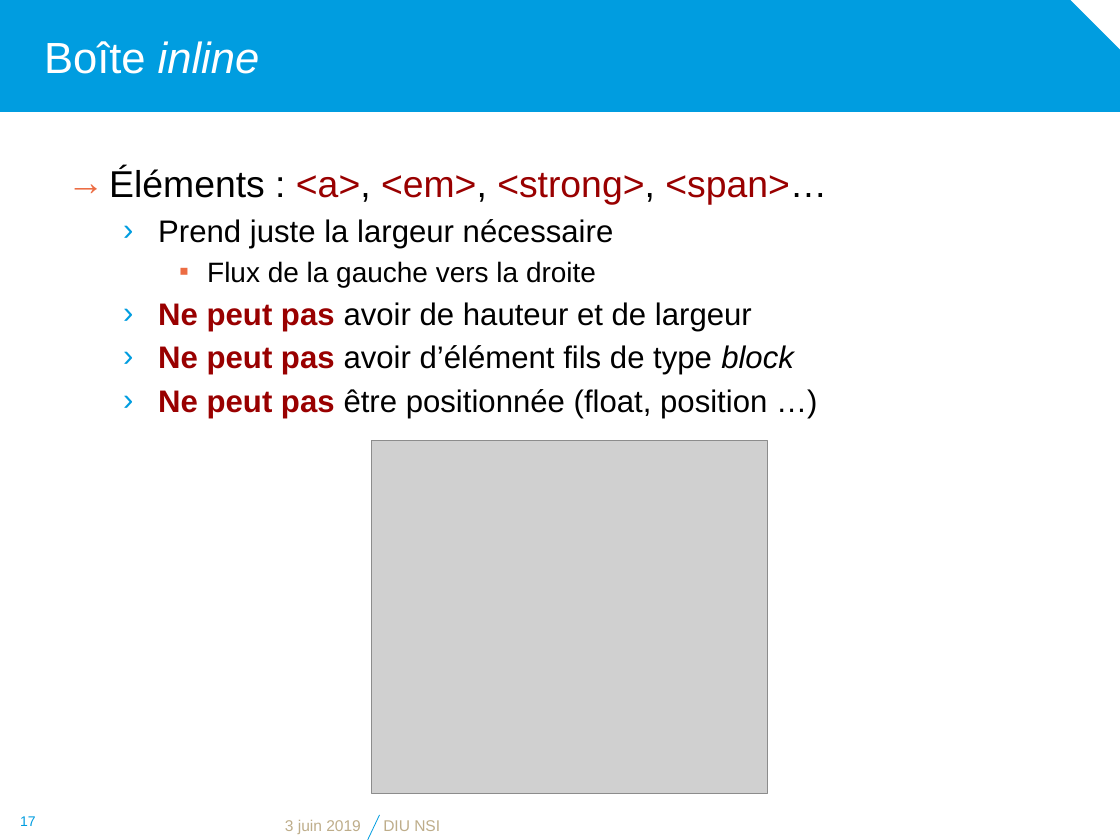
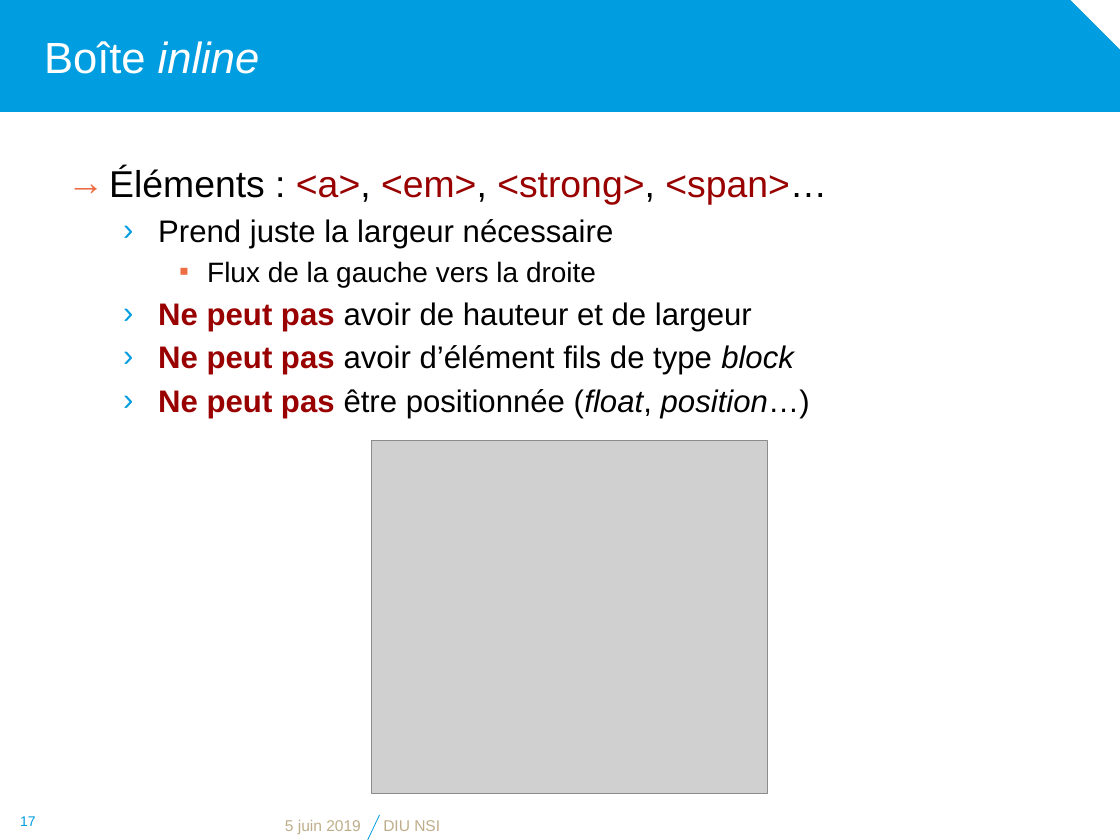
Before and after one commit to diu-uf-bordeaux/bloc1, a slide deck: slide 17 of web/3-CSS/css.pptx. Drawn at 1120x840 pixels with LibreOffice and Linux fonts; fonts in the diff are those of the drawing; grey boxes stand for pictures; background and template pictures are left out. Boxes give left, top, right and bottom in pixels: in the first picture for what was removed or moved away, otherwise in the second. Text is boxed around its words. In the diff, an @@ line names an element or a change of style, - is before the commit and + after.

```diff
--- a/web/3-CSS/css.pptx
+++ b/web/3-CSS/css.pptx
@@ text at (x1=158, y1=389, x2=810, y2=418): spaces changed @@
-  › Ne peut pas être positionnée (float, position …)
+  › Ne peut pas être positionnée (float, position…)
@@ text at (x1=285, y1=820, x2=361, y2=834): text changed @@
-3 juin 2019
+5 juin 2019
```
Also in this commit, not shown: 18 other slides changed, 1 other file.
